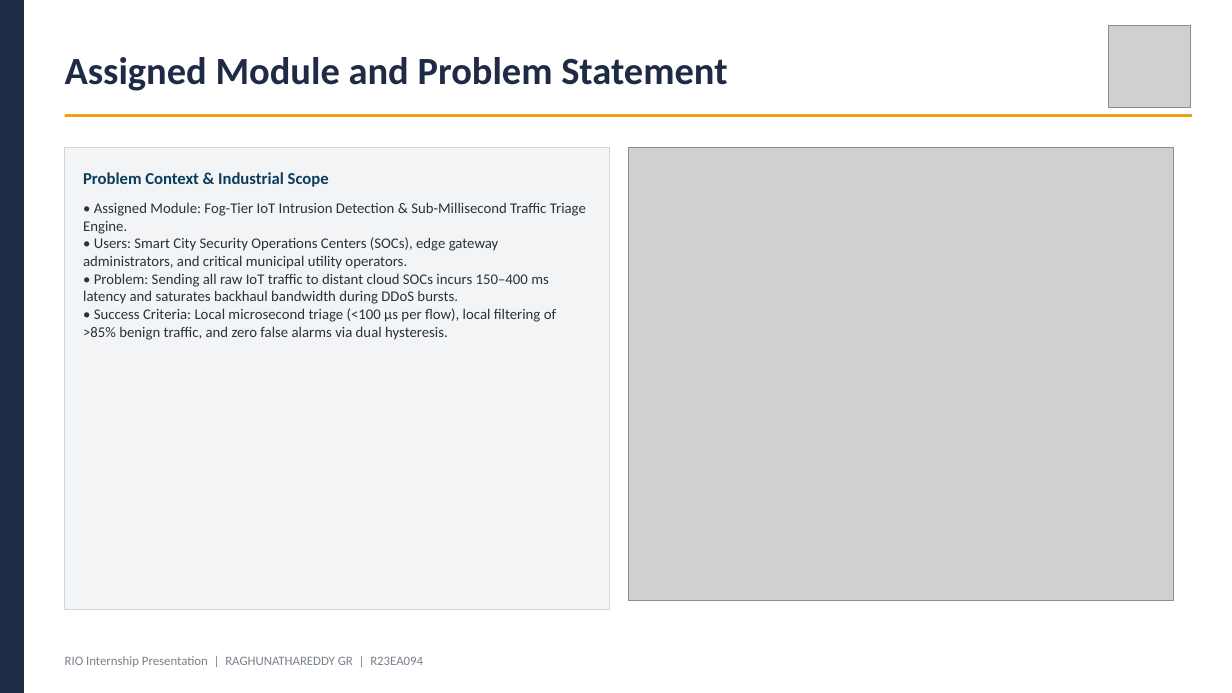
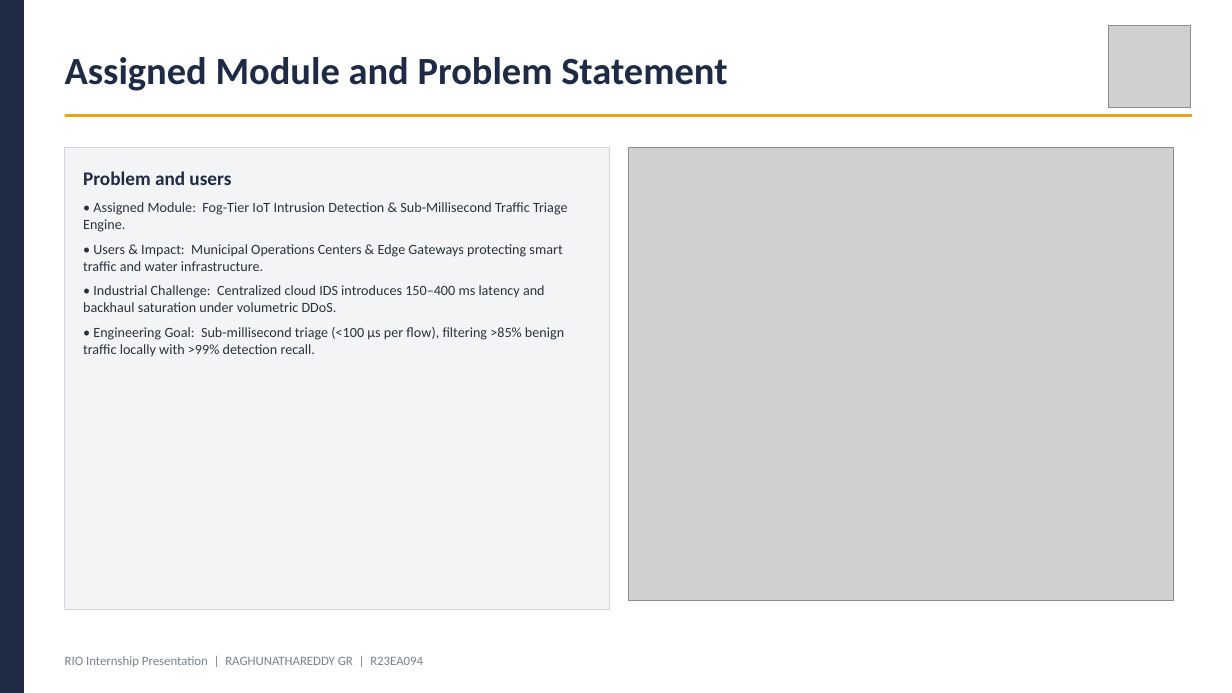
Before and after one commit to Raghunath2604/RIO_PROJECT-SMART_CITY-, a slide deck: slide 3 of docs/RIO_Internship_Presentation_R23EA094.pptx. Drawn at 1232x693 pixels with LibreOffice and Linux fonts; fonts in the diff are those of the drawing; grey boxes stand for pictures. Boxes give left, top, right and bottom in pixels: in the first picture for what was removed or moved away, otherwise in the second. Text is boxed around its words. In the diff, an @@ line names an element or a change of style, - is before the commit and + after.

Commit message:
style: finalize professional layout, zero template leftovers, inline diagram placement, and clean master build scripts

```diff
--- a/docs/RIO_Internship_Presentation_R23EA094.pptx
+++ b/docs/RIO_Internship_Presentation_R23EA094.pptx
@@ text at (x1=83, y1=171, x2=231, y2=185): text changed; size 13 to 15 pt; text colour #0B3C5D to #1F2A44 @@
-Problem Context & Industrial Scope
+Problem and users
@@ text at (x1=83, y1=202, x2=568, y2=232): size 11.5 to 11 pt in "• Assigned Module: Fog-Tier IoT Intrusion Detection ..."; more space between paragraphs @@
@@ text at (x1=83, y1=244, x2=564, y2=357): text changed; size 11.5 to 11 pt @@
-• Users: Smart City Security Operations Centers (SOCs), edge gateway administrators, and critical municipal utility operators.
-• Problem: Sending all raw IoT traffic to distant cloud SOCs incurs 150–400 ms latency and saturates backhaul bandwidth during DDoS bursts.
-• Success Criteria: Local microsecond triage (<100 μs per flow), local filtering of >85% benign traffic, and zero false alarms via dual hysteresis.
+• Users & Impact: Municipal Operations Centers & Edge Gateways protecting smart traffic and water infrastructure.
+• Industrial Challenge: Centralized cloud IDS introduces 150–400 ms latency and backhaul saturation under volumetric DDoS.
+• Engineering Goal: Sub-millisecond triage (<100 μs per flow), filtering >85% benign traffic locally with >99% detection recall.
```
Also in this commit, not shown: 7 other slides changed, 19 other files.
